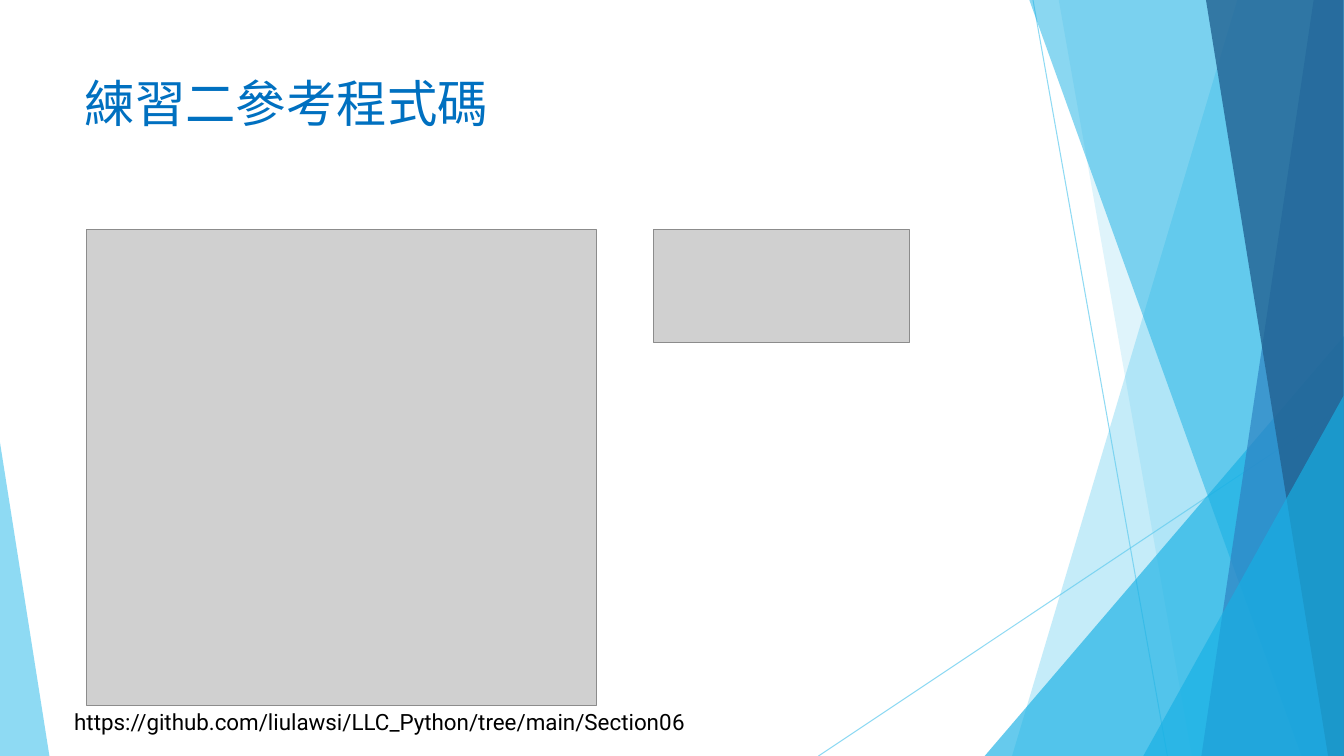
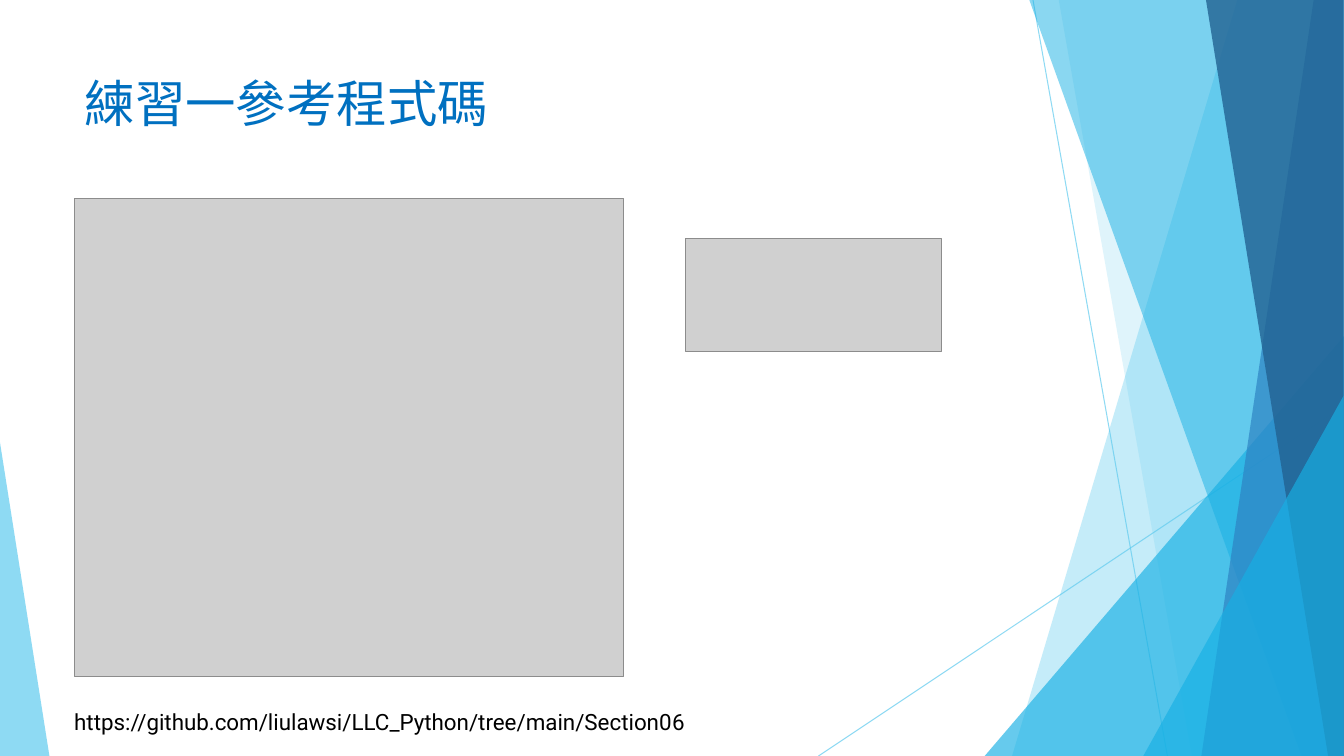
Before and after one commit to liulawsi/My_PPTs, a slide deck: slide 18 of LCC/Python/06_串列(List)一定要認識.pptx (slide 17 before the commit). Drawn at 1344x756 pixels with LibreOffice and Linux fonts; fonts in the diff are those of the drawing; grey boxes stand for pictures; background and template pictures are left out. Boxes give left, top, right and bottom in pixels: in the first picture for what was removed or moved away, otherwise in the second. Text is boxed around its words. In the diff, an @@ line names an element or a change of style, - is before the commit and + after.

```diff
--- a/LCC/Python/06_串列(List)一定要認識.pptx
+++ b/LCC/Python/06_串列(List)一定要認識.pptx
@@ title at (85,79,488,127): text changed @@
-練習二參考程式碼
+練習一參考程式碼
@@ picture: place and size @@
-picture at (87,230,597,706)
+picture at (75,199,624,678)
@@ picture: place and size @@
-picture at (653,230,909,343)
+picture at (686,238,942,351)
```
Also in this commit, not shown: 16 other slides changed, 20 slides added, 1 other file.
